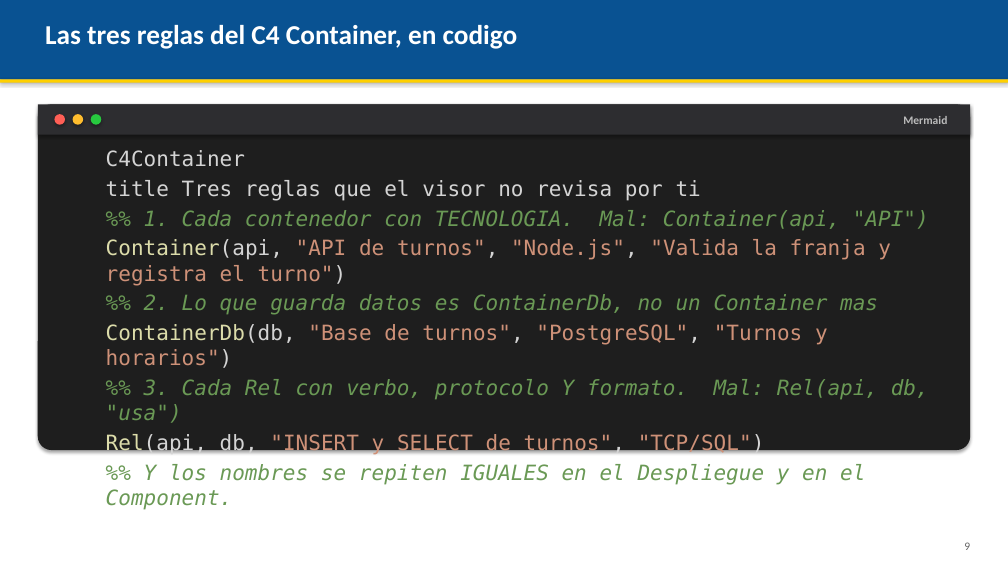
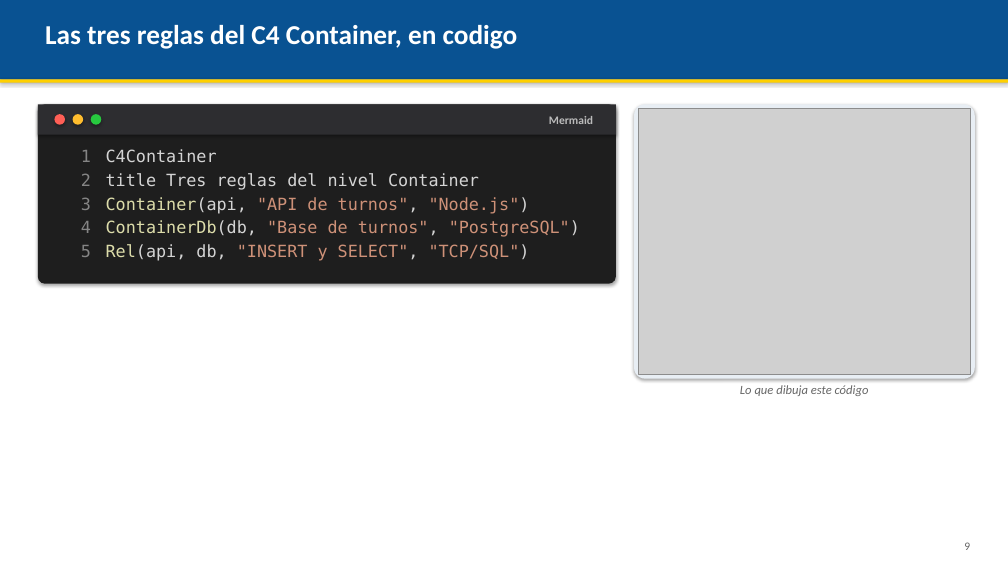
Before and after one commit to AndresDFX/UNIAJ, a slide deck: slide 9 of Arquitectura de Sistemas Computacionales/Clases/Clase 4 - Microservicios y arquitecturas distribuidas/Presentacion.pptx. Drawn at 1008x567 pixels with LibreOffice and Linux fonts; fonts in the diff are those of the drawing; grey boxes stand for pictures. Boxes give left, top, right and bottom in pixels: in the first picture for what was removed or moved away, otherwise in the second. Text is boxed around its words. In the diff, an @@ line names an element or a change of style, - is before the commit and + after.

```diff
--- a/Arquitectura de Sistemas Computacionales/Clases/Clase 4 - Microservicios y arquitecturas distribuidas/Presentacion.pptx
+++ b/Arquitectura de Sistemas Computacionales/Clases/Clase 4 - Microservicios y arquitecturas distribuidas/Presentacion.pptx
@@ rectangle: place and size @@
-rectangle at (38, 104, 970, 135)
+rectangle at (38, 104, 616, 135)
@@ rounded rectangle: place and size @@
-rounded rectangle at (38, 104, 970, 450)
+rounded rectangle at (38, 104, 616, 284)
@@ text "Mermaid": place and size @@
-text "Mermaid" at (903, 116, 947, 124)
+text "Mermaid" at (549, 116, 593, 124)
@@ rounded rectangle added at (634, 104, 975, 379), fill #E8EEF4 @@
@@ picture added at (639, 109, 971, 374) @@
@@ text added at (106, 149, 580, 261), 16 pt, text #CE9178 @@
+C4Container
+title Tres reglas del nivel Container
+Container(api, "API de turnos", "Node.js")
+ContainerDb(db, "Base de turnos", "PostgreSQL")
+Rel(api, db, "INSERT y SELECT", "TCP/SQL")
@@ text added at (81, 150, 91, 257), 16 pt, text #858585 @@
+1
+2
+3
+4
+5
@@ text removed at (106, 150, 929, 510) @@
-C4Container
-title Tres reglas que el visor no revisa por ti
-%% 1. Cada contenedor con TECNOLOGIA. Mal: Container(api, "API")
-Container(api, "API de turnos", "Node.js", "Valida la franja y registra el turno")
-%% 2. Lo que guarda datos es ContainerDb, no un Container mas
-ContainerDb(db, "Base de turnos", "PostgreSQL", "Turnos y horarios")
-%% 3. Cada Rel con verbo, protocolo Y formato. Mal: Rel(api, db, "usa")
-Rel(api, db, "INSERT y SELECT de turnos", "TCP/SQL")
-%% Y los nombres se repiten IGUALES en el Despliegue y en el Component.
@@ text added at (740, 385, 869, 396), 12 pt, text #666666, italic @@
+Lo que dibuja este código
```
Also in this commit, not shown: 1 other slide changed, 17 other files.
